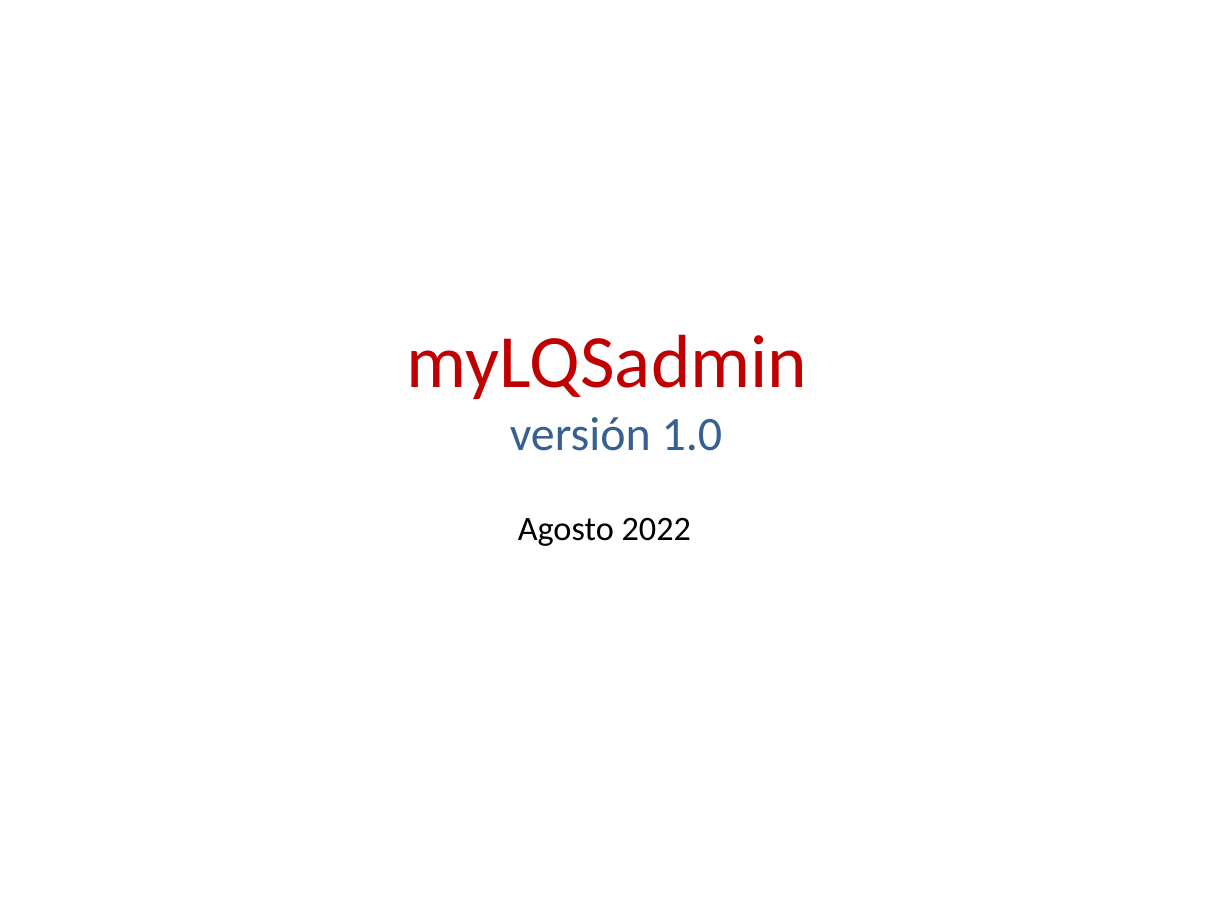
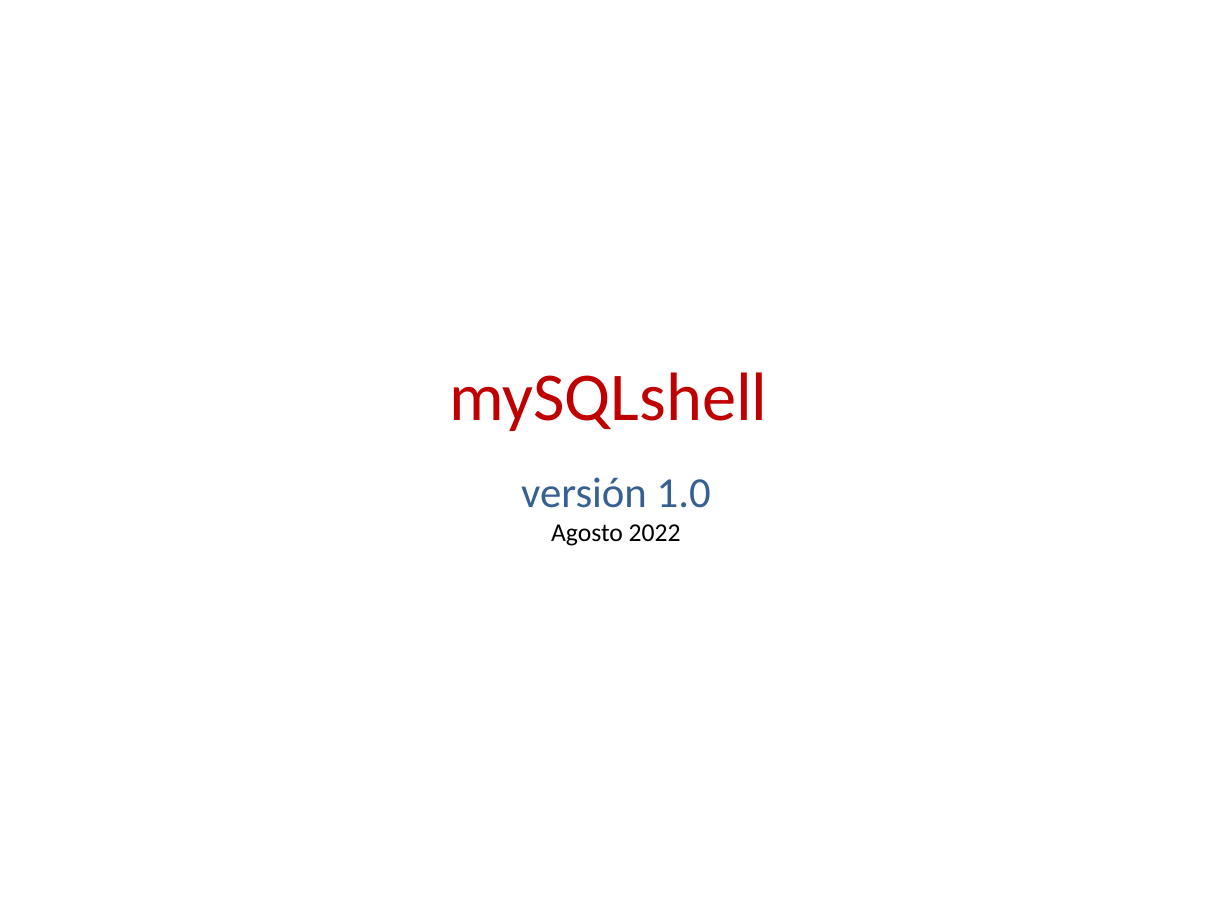
Before and after one commit to iggProjects/mySQLshell, a slide deck: slide 1 of assets/z-readme/myLQShell-readme.ppt. Drawn at 1232x924 pixels with LibreOffice and Linux fonts; fonts in the diff are those of the drawing. Boxes give left, top, right and bottom in pixels: in the first picture for what was removed or moved away, otherwise in the second. Text is boxed around its words. In the diff, an @@ line names an element or a change of style, - is before the commit and + after.

```diff
--- a/assets/z-readme/myLQShell-readme.ppt
+++ b/assets/z-readme/myLQShell-readme.ppt
@@ title at box(449, 372, 767, 546): text changed; size 44 to 40 pt @@
-myLQSadmin
-versión 1.0
+mySQLshell
+versión 1.0
+Agosto 2022
@@ subtitle removed at box(518, 517, 691, 546) @@
-Agosto 2022
```
Also in this commit, not shown: 7 other slides changed, 4 slides added, 3 slides removed, 26 other files.
